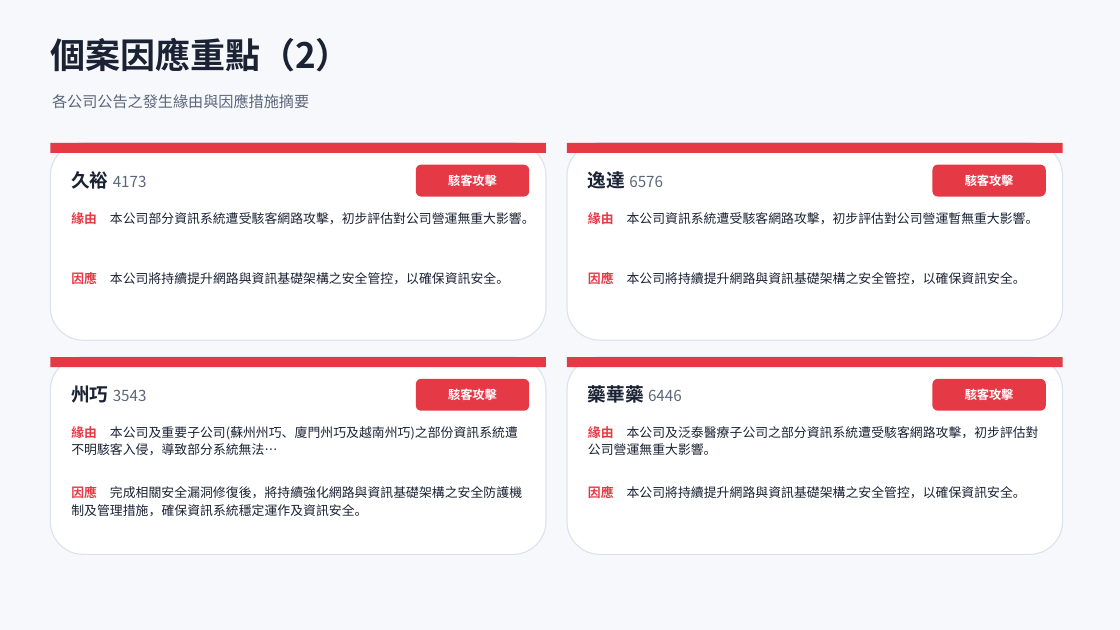
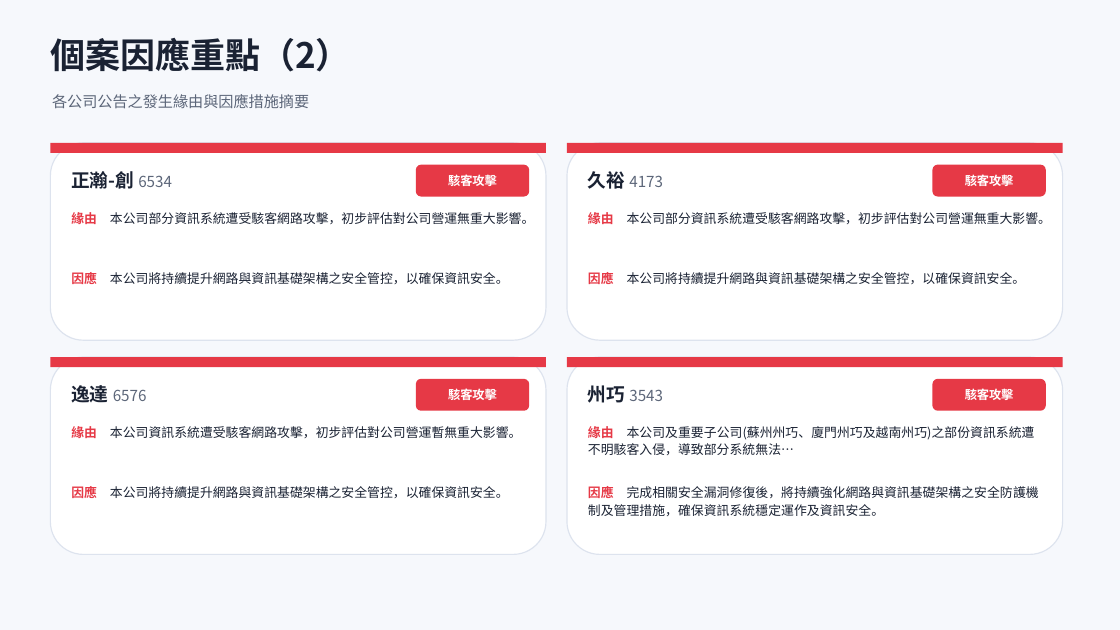
Before and after one commit to Johnnylin77/mops-isec-monitor, a slide deck: slide 7 of 資安事件因應分析.pptx. Drawn at 1120x630 pixels with LibreOffice and Linux fonts; fonts in the diff are those of the drawing. Boxes give left, top, right and bottom in pixels: in the first picture for what was removed or moved away, otherwise in the second. Text is boxed around its words. In the diff, an @@ line names an element or a change of style, - is before the commit and + after.

```diff
--- a/資安事件因應分析.pptx
+++ b/資安事件因應分析.pptx
@@ text at [71, 171, 172, 189]: text changed; size 13 to 16 pt; text colour #5C6679 to #1A2233; bold on @@
-久裕 4173
+正瀚-創 6534
@@ text at [588, 171, 663, 189]: text changed @@
-逸達 6576
+久裕 4173
@@ text at [588, 212, 1051, 224]: text changed @@
-緣由 本公司資訊系統遭受駭客網路攻擊，初步評估對公司營運暫無重大影響。
+緣由 本公司部分資訊系統遭受駭客網路攻擊，初步評估對公司營運無重大影響。
@@ text at [71, 385, 147, 402]: text changed @@
-州巧 3543
+逸達 6576
@@ text at [588, 385, 663, 403]: text changed @@
-藥華藥 6446
+州巧 3543
@@ text at [71, 426, 522, 438]: text changed @@
-緣由 本公司及重要子公司(蘇州州巧、廈門州巧及越南州巧)之部份資訊系統遭不明駭客入侵，導致部分系統無法…
+緣由 本公司資訊系統遭受駭客網路攻擊，初步評估對公司營運暫無重大影響。
@@ text at [588, 426, 1035, 455]: text changed @@
-緣由 本公司及泛泰醫療子公司之部分資訊系統遭受駭客網路攻擊，初步評估對公司營運無重大影響。
+緣由 本公司及重要子公司(蘇州州巧、廈門州巧及越南州巧)之部份資訊系統遭不明駭客入侵，導致部分系統無法…
@@ text at [71, 486, 509, 498]: text changed @@
-因應 完成相關安全漏洞修復後，將持續強化網路與資訊基礎架構之安全防護機制及管理措施，確保資訊系統穩定運作及資訊安全。
+因應 本公司將持續提升網路與資訊基礎架構之安全管控，以確保資訊安全。
@@ text at [588, 486, 1039, 516]: text changed @@
-因應 本公司將持續提升網路與資訊基礎架構之安全管控，以確保資訊安全。
+因應 完成相關安全漏洞修復後，將持續強化網路與資訊基礎架構之安全防護機制及管理措施，確保資訊系統穩定運作及資訊安全。
```
Also in this commit, not shown: 6 other slides changed, 2 other files.
